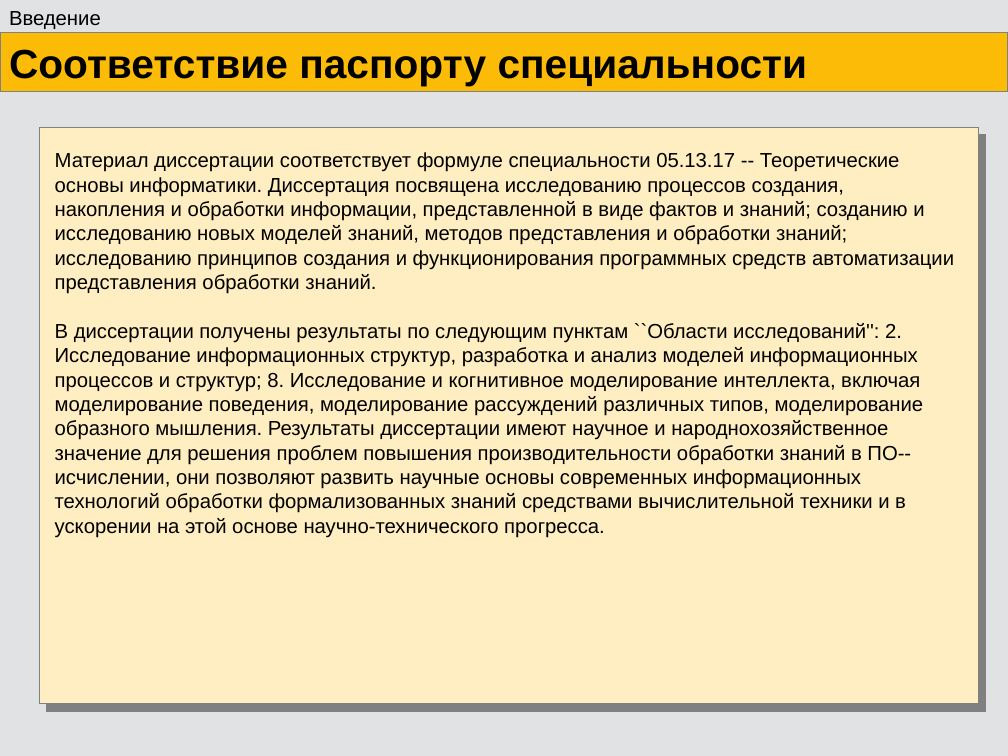
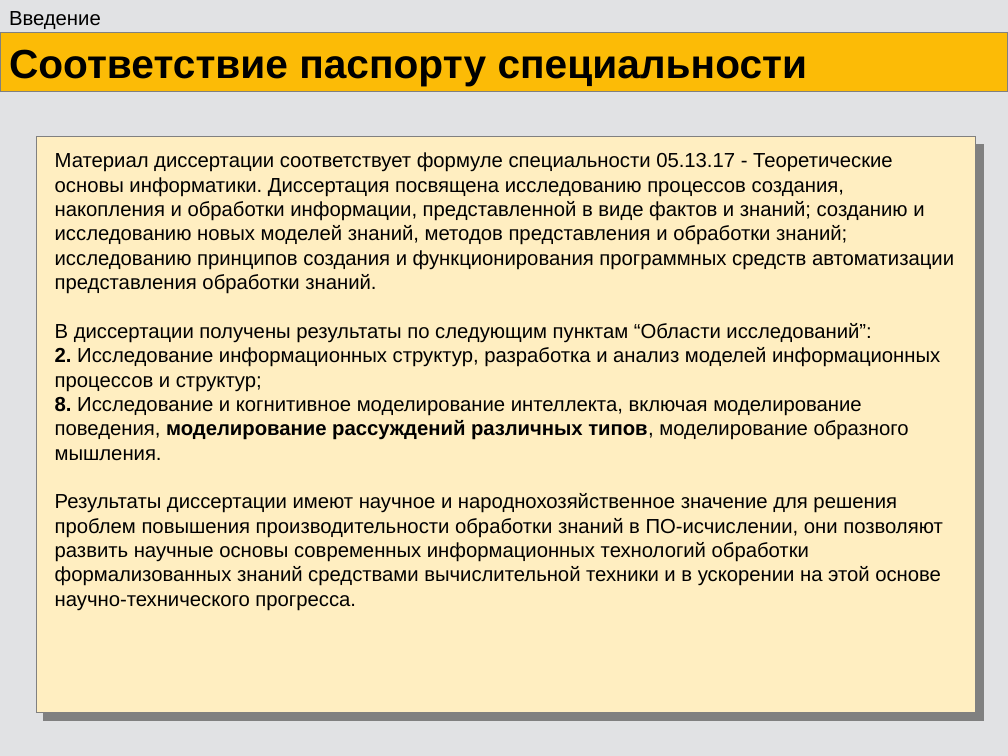
Before and after one commit to eugeneai/prisnif, a slide deck: slide 15 of brick/pres/pacman.odp. Drawn at 1008x756 pixels with LibreOffice and Linux fonts; fonts in the diff are those of the drawing. Boxes give left, top, right and bottom in pixels: in the first picture for what was removed or moved away, otherwise in the second. Text is boxed around its words. In the diff, an @@ line names an element or a change of style, - is before the commit and + after.

```diff
--- a/brick/pres/pacman.odp
+++ b/brick/pres/pacman.odp
@@ rectangle moved from (x1=39, y1=128, x2=979, y2=704) to (x1=37, y1=137, x2=976, y2=713) @@
@@ text at (x1=55, y1=152, x2=954, y2=586): text changed @@
-Материал диссертации соответствует формуле специальности 05.13.17 -- Теоретические основы информатики. Диссертация посвящена исследованию процессов создания, накопления и обработки информации, представленной в виде фактов и знаний; созданию и исследованию новых моделей знаний, методов представления и обработки знаний; исследованию принципов создания и функционирования программных средств автоматизации представления обработки знаний.
-В диссертации получены результаты по следующим пунктам ``Области исследований'': 2. Исследование информационных структур, разработка и анализ моделей информационных процессов и структур; 8. Исследование и когнитивное моделирование интеллекта, включая моделирование поведения, моделирование рассуждений различных типов, моделирование образного мышления. Результаты диссертации имеют научное и народнохозяйственное значение для решения проблем повышения производительности обработки знаний в ПО--исчислении, они позволяют развить научные основы современных информационных технологий обработки формализованных знаний средствами вычислительной техники и в ускорении на этой основе научно-технического прогресса.
+Материал диссертации соответствует формуле специальности 05.13.17 - Теоретические основы информатики. Диссертация посвящена исследованию процессов создания, накопления и обработки информации, представленной в виде фактов и знаний; созданию и исследованию новых моделей знаний, методов представления и обработки знаний; исследованию принципов создания и функционирования программных средств автоматизации представления обработки знаний.
+В диссертации получены результаты по следующим пунктам “Области исследований”:
+2. Исследование информационных структур, разработка и анализ моделей информационных процессов и структур;
+8. Исследование и когнитивное моделирование интеллекта, включая моделирование поведения, моделирование рассуждений различных типов, моделирование образного мышления.
+Результаты диссертации имеют научное и народнохозяйственное значение для решения проблем повышения производительности обработки знаний в ПО-исчислении, они позволяют развить научные основы современных информационных технологий обработки формализованных знаний средствами вычислительной техники и в ускорении на этой основе научно-технического прогресса.
```
Also in this commit, not shown: 18 other slides changed, 3 slides added, 13 other files.
